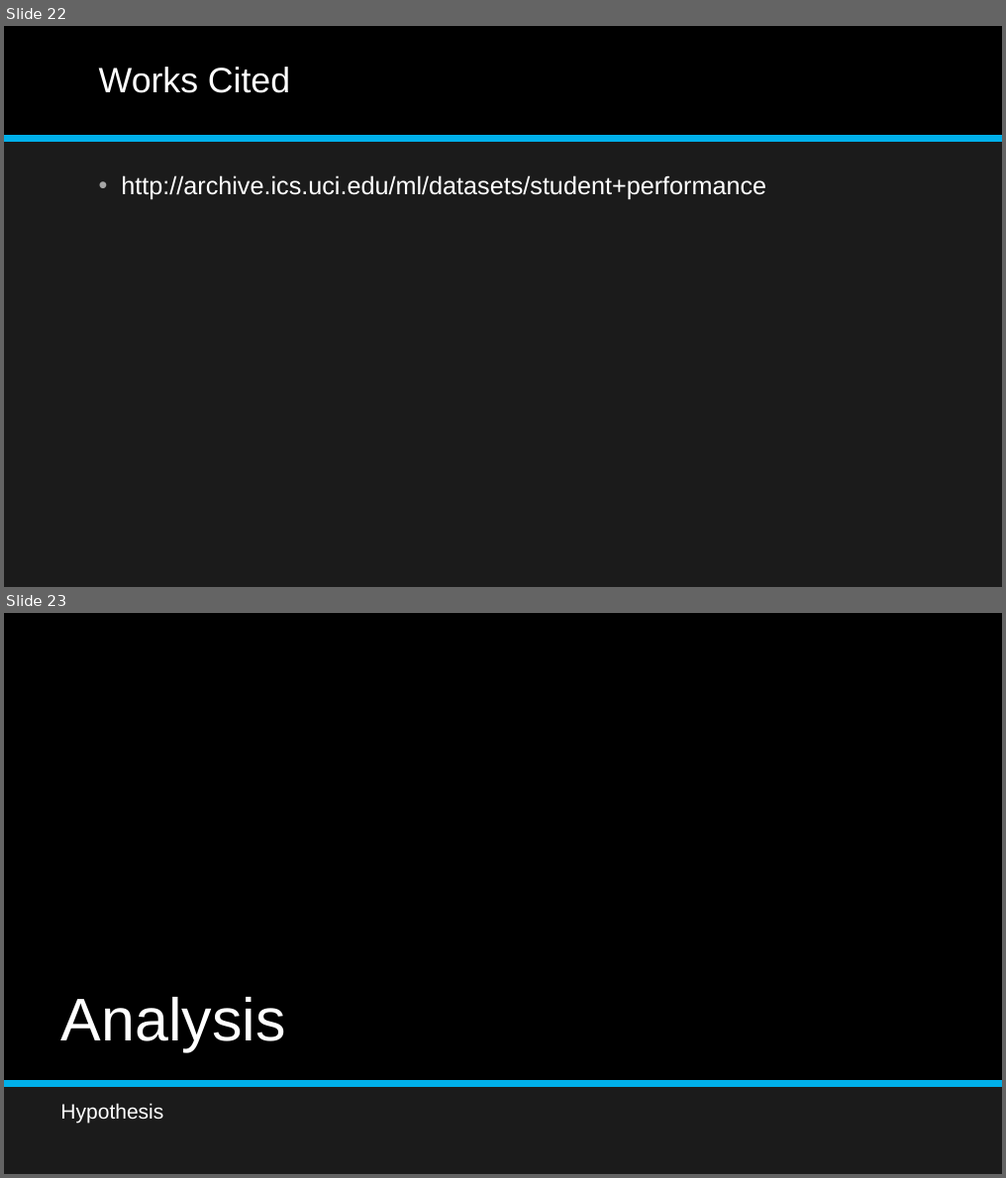
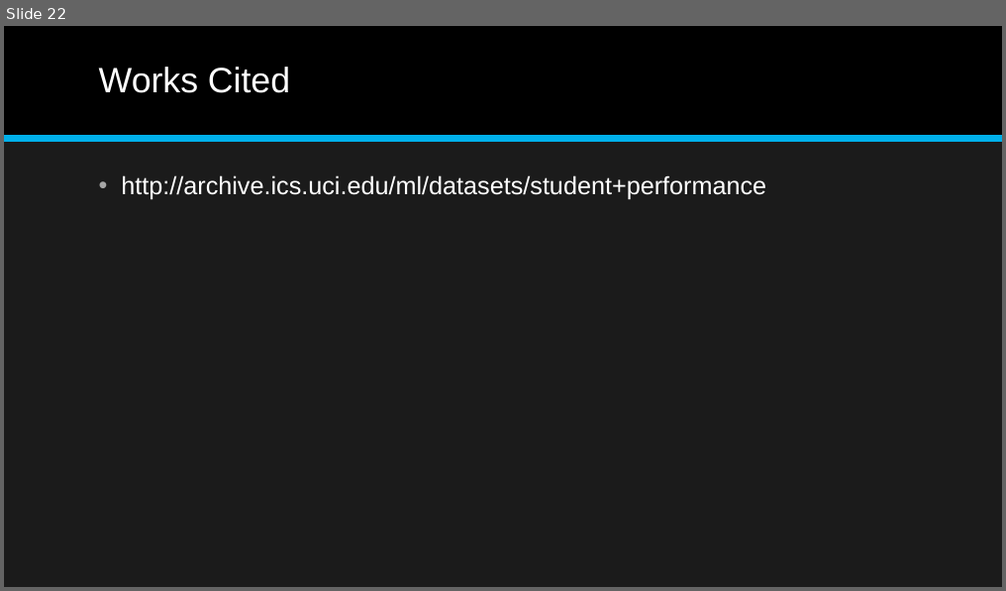
Before and after one commit to aajunwa/capstone, a slide deck: Student Alcohol Consumption Data Science Project.pptx. Shown one above the other, each under a label of ours: slides 22 and 23 before the commit, slide 22 after it. The pictures are 1006x1178 and 1006x591 pixels, drawn with LibreOffice and Linux fonts; fonts in the diff are those of the drawing. Boxes give left, top, right and bottom in pixels: in the first picture for what was removed or moved away, otherwise in the second. Text is boxed around its words. In the diff, an @@ line names an element or a change of style, - is before the commit and + after.

```diff
--- a/Student Alcohol Consumption Data Science Project.pptx
+++ b/Student Alcohol Consumption Data Science Project.pptx
@@ slide 23 removed at bbox=[4, 613, 1002, 1174], background #1B1B1B @@
@@ rectangle removed at bbox=[4, 613, 1002, 1081] @@
@@ title removed at bbox=[61, 997, 286, 1053] @@
-Analysis
@@ line removed from (4, 1084) to (1002, 1084) @@
@@ text removed at bbox=[60, 1103, 163, 1124] @@
-Hypothesis
```
Also in this commit, not shown: 2 slides changed, 1 slide added, 5 other slides removed, 7 other files.
